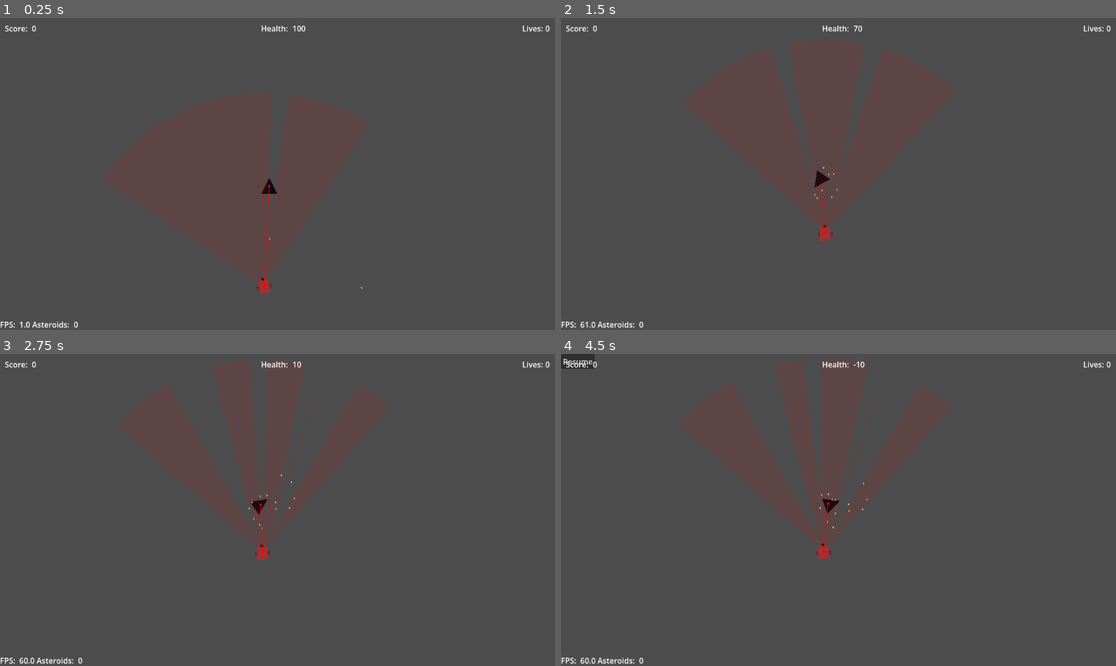
Above: before the commit, frames 1-4 (two rows, left to right).
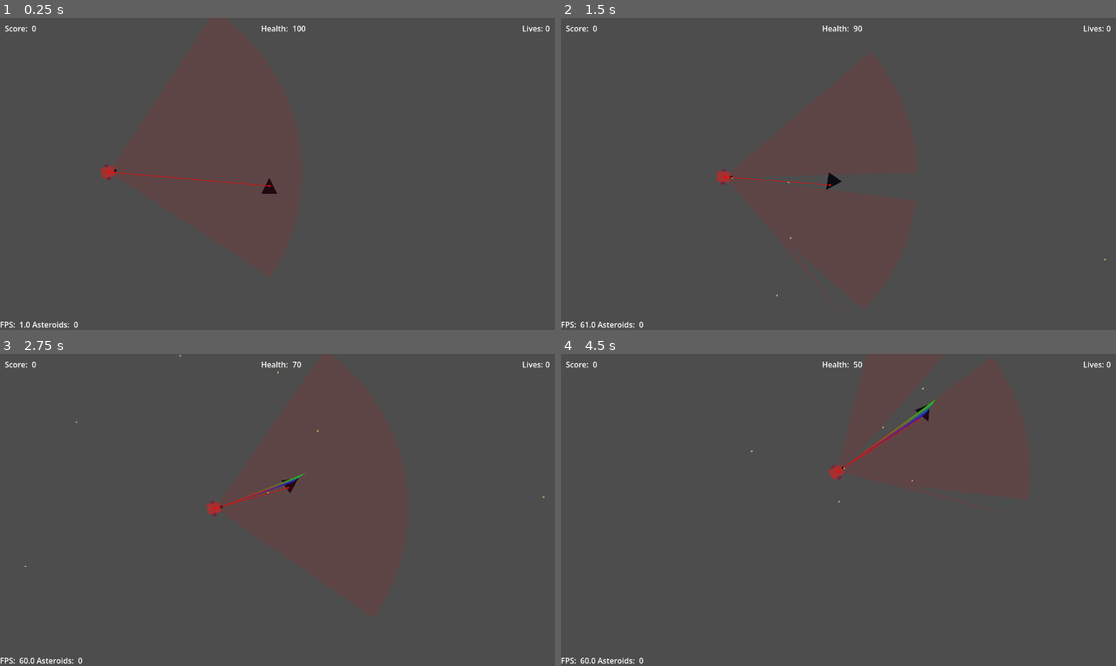
Above: after the commit, the same moments.

Repository: lynch16/Asteroids2D
Game: Godot game, scene res://main.tscn
Two runs of this game, one before a commit and one after it. Both use one fixed random seed, a clock stepped at 60 frames per second and the inputs below.
Inputs:
- Up to frame 1 (0.25 s): no input
- Up to frame 2 (1.5 s): hold D (yaw_right) 0.53-1.28 s; hold Space (fire_weapon) 0.53-1.28 s; hold S (brake) from 1.28 s (still down); tap Space (fire_weapon) at 1.35 s
- Up to frame 3 (2.75 s): release S (brake) at 2.03 s; hold D (yaw_right) from 2.03 s (still down); hold Space (fire_weapon) from 2.03 s (still down)
- Up to frame 4 (4.5 s): release D (yaw_right) at 2.78 s; release Space (fire_weapon) at 2.78 s; hold W (thrust) 2.78-3.53 s; tap Space (fire_weapon) at 2.85, 4.35 s; hold Space (fire_weapon) 3.53-4.28 s; hold A (yaw_left) from 3.53 s (still down)

The runs differ from the first frame. In frame 1, 0.3% of the frame differs, in the area x 18-66%, y 46-89%; in frame 2, 0.4%; in frame 3, 0.5%; in frame 4, 0.9%, in the area x 0-68%, y 0-66%.
Error before the commit: Invalid access to property or key 'global_rotation' on a base object of type 'Nil'. (res://Models/Entities/Weapons/ranged_weapon.gd:35)

Commit message:
Fix angle math to correct weapon holder rotation and remove need to normalize with PI/2

Diff:
--- a/Models/Enemy/enemy.gd
+++ b/Models/Enemy/enemy.gd
@@ -5,18 +5,19 @@
 @onready var weapon_controller: CharacterWeapons = get_node("CharacterWeapons");
 
 func _physics_process(_delta: float) -> void:
-	if (move_controller.are_targets_in_sight()):
+	if (weapon_controller.current_weapon && move_controller.are_targets_in_sight()):
 		for t in move_controller.get_targets():
-			if (weapon_controller.current_weapon):
-				if (!is_instance_valid(t)):
-					return;
+			if (!is_instance_valid(t)):
+				return;
 
-				if (weapon_controller.current_weapon.is_target_in_sight((t.global_position)) && weapon_controller.current_weapon.is_target_in_range(t.global_position)):
-					if (t is CharacterBody2D):
-						var char_t: CharacterBody2D = t;
-						weapon_controller.set_weapon_target(char_t);
+			if (weapon_controller.current_weapon.is_target_in_sight((t.global_position)) && weapon_controller.current_weapon.is_target_in_range(t.global_position)):
+				if (t is CharacterBody2D):
+					var char_t: CharacterBody2D = t;
+					weapon_controller.set_weapon_target(char_t);
 
-					weapon_controller.current_weapon.use();
-				else:
-					print("IN RANGE? ", weapon_controller.current_weapon.is_target_in_range(t.global_position))
-					print("IN Sight? ", weapon_controller.current_weapon.is_target_in_sight(t.global_position))
+				weapon_controller.current_weapon.use();
+			else:
+				if (!weapon_controller.current_weapon.is_target_in_range(t.global_position)):
+					print("Not in range");
+				if (!weapon_controller.current_weapon.is_target_in_sight(t.global_position)):
+					print("Not in sight");
--- a/Models/Enemy/enemy.tscn
+++ b/Models/Enemy/enemy.tscn
@@ -37,8 +37,17 @@
 [node name="Enemy" type="CharacterBody2D" unique_id=1983692498]
 script = ExtResource("1_pipm3")
 
+[node name="CharacterWeapons" type="Node2D" parent="." unique_id=824293140 node_paths=PackedStringArray("character")]
+position = Vector2(13, -1)
+script = ExtResource("10_p7ovo")
+weapon_to_equip = ExtResource("11_ae6k3")
+character = NodePath("..")
+draw_targeting = true
+metadata/_custom_type_script = "uid://b3pdjcuaohpmm"
+
 [node name="AnimatedSprite2D" type="AnimatedSprite2D" parent="." unique_id=554559173]
 texture_filter = 1
+rotation = 1.5707964
 sprite_frames = SubResource("SpriteFrames_sgqbr")
 metadata/_aseprite_wizard_interface_config_ = {
 "pending_changes": {}
@@ -59,7 +68,8 @@
 metadata/_aseprite_wizard_source_file_hash_ = "c56c9e95aac049837ecce06eb0bca3af"
 
 [node name="CollisionShape2D" type="CollisionShape2D" parent="." unique_id=262450232]
-position = Vector2(-0.5, 2)
+position = Vector2(-3, 0)
+rotation = 1.5707964
 shape = SubResource("RectangleShape2D_848ye")
 
 [node name="StateMachine" type="Node" parent="." unique_id=970284980 node_paths=PackedStringArray("_initial_state", "move_controller")]
@@ -89,14 +99,6 @@
 [node name="BoundaryManager" parent="." unique_id=790313864 node_paths=PackedStringArray("node") instance=ExtResource("8_q6pfn")]
 node = NodePath("..")
 
-[node name="CharacterWeapons" type="Node2D" parent="." unique_id=824293140 node_paths=PackedStringArray("character")]
-position = Vector2(0, -16)
-script = ExtResource("10_p7ovo")
-weapon_to_equip = ExtResource("11_ae6k3")
-character = NodePath("..")
-draw_targeting = null
-metadata/_custom_type_script = "uid://b3pdjcuaohpmm"
-
 [node name="NavCharacterMovementController" type="Node2D" parent="." unique_id=1489111489 node_paths=PackedStringArray("moveable_character")]
 script = ExtResource("9_utaga")
 moveable_character = NodePath("..")
--- a/Models/Enemy/vision.gd
+++ b/Models/Enemy/vision.gd
@@ -33,9 +33,8 @@
 
 	if (node_2d.is_in_group(detection_group_name)):
 		var node_angle := get_angle_to(node_2d.global_position);
-		var normalized_node_angle := _normalize_rotation(node_angle);
 
-		if abs(normalized_node_angle) <= field_of_view:
+		if abs(node_angle) <= field_of_view:
 			var blocking_intersection_point := _get_blocking_intersection_point(node_angle);
 			if (blocking_intersection_point == Vector2.INF):
 				targets.append(node_2d);
@@ -47,9 +46,6 @@
 
 func _draw() -> void:
 	_draw_vision_cone();
-
-func _normalize_rotation(base_rotation: float) -> float:
-	return base_rotation + PI/2;
 
 func _calc_max_view_point_from_angle(view_angle: float) -> Vector2:
 	return Vector2(cos(view_angle), sin(view_angle)) * view_distance;
@@ -82,7 +78,7 @@
 	var cone_points := 32;
 	var cone_points_arc := PackedVector2Array();
 	cone_points_arc.append(Vector2());
-	var near_angle := _normalize_rotation(rotation) + field_of_view;
+	var near_angle := rotation + field_of_view;
 
 	for i in range(cone_points + 1):
 		var angle := -near_angle + (2 * field_of_view * i / cone_points);
@@ -96,7 +92,7 @@
 	return cone_points_arc;
 
 func get_random_global_point_at_edge_of_vision(cone_points: int = 32) -> Vector2:
-	var near_angle := _normalize_rotation(rotation) + field_of_view;
+	var near_angle := rotation + field_of_view;
 	var cone_point := randi() % cone_points;
 	var angle := -near_angle + (2 * field_of_view * cone_point / cone_points);
 	var point := _calc_max_view_point_from_angle(angle);
--- a/Models/Entities/Movement/movement_controller.gd
+++ b/Models/Entities/Movement/movement_controller.gd
@@ -14,9 +14,3 @@
 		min_speed, # Constrain larger than min speed
 		min(speed, max_speed), # Constrain smaller than max speed
 	);
-
-func _convert_direction_to_rotation(direction: float) -> float:
-	return direction + PI/2;
-
-func _convert_rotation_to_direction(_rotation: float) -> float:
-	return _rotation - PI/2;
--- a/Models/Entities/Movement/nav_character_movement_controller.gd
+++ b/Models/Entities/Movement/nav_character_movement_controller.gd
@@ -10,7 +10,6 @@
 @onready var nav_agent: NavigationAgent2D = get_node("NavigationAgent2D");
 @onready var vision_area: VisionArea = get_node("VisionArea");
 
-var ship_direction: float;
 var movement_speed: float;
 
 signal navigation_finished;
@@ -18,7 +17,6 @@
 func _ready() -> void:
 	moveable_character.velocity = Vector2.UP;
 	movement_speed = moveable_character.velocity.length();
-	ship_direction = moveable_character.velocity.angle();
 
 	nav_agent.velocity_computed.connect(_on_velocity_computed)
 	nav_agent.navigation_finished.connect(_on_nav_finished);
@@ -48,7 +46,7 @@
 	var new_velocity: Vector2 = moveable_character.global_position.direction_to(next_path_position) * movement_speed;
 	var final_velocity := new_velocity.limit_length(max_speed);
 
-	var target_rotation := _convert_direction_to_rotation(new_velocity.angle());
+	var target_rotation := new_velocity.angle();
 	var new_angle := lerp_angle(moveable_character.global_rotation, target_rotation, rotation_speed * delta);
 	moveable_character.global_rotation = new_angle;
 
--- a/Models/Entities/Weapons/character_weapons.gd
+++ b/Models/Entities/Weapons/character_weapons.gd
@@ -79,11 +79,11 @@
 		return Vector2.ZERO;
 
 func calculate_weapon_target_aim_point() -> Vector2:
-	var direction := character.global_rotation + PI/2;
 	var projectile_velocity := Vector2.ZERO;
 	if (current_weapon is RangedWeapon):
 		var current_ranged_weapon: RangedWeapon = current_weapon;
-		projectile_velocity = Vector2(current_ranged_weapon.projectile_speed, 0).rotated(direction);
+		# Assume firing current weapon in direction facing
+		projectile_velocity = Vector2(current_ranged_weapon.projectile_speed, 0).rotated(global_rotation);
 
 	var distance := character.global_position.distance_to((weapon_target.global_position));
 	var time_to_hit := ( distance / projectile_velocity.length() );
--- a/Models/Entities/Weapons/equip_item.gd
+++ b/Models/Entities/Weapons/equip_item.gd
@@ -16,7 +16,7 @@
 	global_rotation = lerp_angle(global_rotation, aim_angle, rotation_speed * delta);
 
 func set_aim_direction(aim_dir: Vector2) -> void:
-	aim_angle = owner_character.get_angle_to(aim_dir)
+	aim_angle = get_angle_to(aim_dir)
 
 func equip() -> void:
 	pass;
--- a/Models/Entities/Weapons/ranged_weapon.gd
+++ b/Models/Entities/Weapons/ranged_weapon.gd
@@ -23,16 +23,18 @@
 		# TODO: Ammo should be a class
 		var ammo := ammo_scene.instantiate() as Bullet;
 
-		# TODO: Is root the right place for these to be instantiated?
+		# TODO: Is root the right place for these to be instantiated? YES so they dont move with children
 		# Should projectile management be offloaded to a central utility that can batch?
-		add_child(ammo);
 		if Engine.is_editor_hint():
+			get_tree().edited_scene_root.add_child(ammo);
 			ammo.set_owner(get_tree().edited_scene_root);
+		else:
+			get_tree().get_root().add_child(ammo);
 
 		current_ammo_count -= i;
 
 		ammo.global_position = global_position;
 		ammo.global_rotation = owner_character.global_rotation;
 
-		var new_velocity := owner_character.velocity + Vector2(projectile_speed, 0).rotated(aim_angle);
+		var new_velocity := owner_character.velocity + Vector2(projectile_speed, 0).rotated(aim_angle + ammo.global_rotation);
 		ammo.fire_bullet(new_velocity);
--- a/Models/Entities/Weapons/weapon.gd
+++ b/Models/Entities/Weapons/weapon.gd
@@ -11,4 +11,4 @@
 
 func is_target_in_sight(target_position: Vector2) -> bool:
 	var target_angle := global_position.angle_to(target_position);
-	return (global_rotation - target_angle) <= aim_variance;
+	return abs(target_angle) <= aim_variance;
--- a/Models/Player/bullet.gd
+++ b/Models/Player/bullet.gd
@@ -11,6 +11,17 @@
 	on_screen_notifier.screen_exited.connect(_on_visible_on_screen_notifier_2d_exited)
 	body_entered.connect(_on_body_entered)
 
+func _process(_delta: float) -> void:
+	_cull_offscreen()
+
+func _cull_offscreen() -> void:
+	var viewport := get_viewport_rect().size;
+	if (
+		global_position.x >= viewport.x || global_position.x <= 0.0 || \
+		global_position.y >= viewport.y || global_position.y <= 0.0
+	):
+		queue_free();
+
 func _on_visible_on_screen_notifier_2d_exited() -> void:
 	queue_free();
 
@@ -18,6 +29,7 @@
 	base_velocity: Vector2
 ) -> void:
 	linear_velocity = base_velocity;
+	global_rotation = linear_velocity.angle();
 
 func _on_body_entered(node: Node) -> void:
 	if (node.is_in_group("enemy")):
--- a/Models/Player/bullet.tscn
+++ b/Models/Player/bullet.tscn
@@ -22,6 +22,7 @@
 [node name="Sprite2D" type="Sprite2D" parent="." unique_id=302593925]
 texture_filter = 1
 position = Vector2(0, 2)
+rotation = 1.5707964
 texture = SubResource("PortableCompressedTexture2D_vsjsl")
 metadata/_aseprite_wizard_interface_config_ = {
 "pending_changes": {}
@@ -47,6 +48,7 @@
 metadata/_aseprite_wizard_source_file_hash_ = "61f50d2060674f055a6d4418a2a1443a"
 
 [node name="CollisionShape2D" type="CollisionShape2D" parent="." unique_id=1661704517]
+rotation = 1.5707964
 shape = SubResource("CapsuleShape2D_vsjsl")
 
 [node name="VisibleOnScreenNotifier2D" type="VisibleOnScreenNotifier2D" parent="." unique_id=1132118516]
--- a/Models/Player/player.gd
+++ b/Models/Player/player.gd
@@ -45,7 +45,7 @@
 
 	var tmp_vel := velocity + (acceleration * delta);
 	velocity = tmp_vel.min(Vector2(max_speed, max_speed));
-	rotation = _convert_direction_to_rotation(ship_direction);
+	rotation = ship_direction;
 
 	move_and_slide();
 
@@ -68,12 +68,6 @@
 func _die() -> void:
 	GameManager.trigger_game_over();
 
-func _convert_direction_to_rotation(direction: float) -> float:
-	return direction + PI/2;
-
-func _convert_rotation_to_direction(_rotation: float) -> float:
-	return _rotation - PI/2;
-
 func _move_forward() -> void:
 	# Apply acceleration to max speed in direction facing
 	acceleration = Vector2(thrust, 0).rotated(ship_direction);
--- a/Models/Player/player.tscn
+++ b/Models/Player/player.tscn
@@ -36,6 +36,7 @@
 
 [node name="AnimatedSprite2D" type="AnimatedSprite2D" parent="." unique_id=1526374553]
 texture_filter = 1
+rotation = 1.5707964
 sprite_frames = SubResource("SpriteFrames_onrkg")
 metadata/_aseprite_wizard_interface_config_ = {
 "pending_changes": {}
@@ -56,17 +57,11 @@
 metadata/_aseprite_wizard_source_file_hash_ = "89274d3e70cc8630f7b9b9aa5c35e4c5"
 
 [node name="CollisionShape2D" type="CollisionShape2D" parent="." unique_id=1160935763]
+rotation = 1.5707964
 shape = SubResource("ConvexPolygonShape2D_sh265")
 
 [node name="BoundaryManager" parent="." unique_id=790313864 node_paths=PackedStringArray("node") instance=ExtResource("2_ccpyr")]
 node = NodePath("..")
-
-[node name="BulletSpawnLocation" type="Node2D" parent="." unique_id=535632158]
-position = Vector2(0, -23)
-
-[node name="BulletSpawnTimer" type="Timer" parent="." unique_id=1532702493]
-wait_time = 0.1
-one_shot = true
 
 [node name="Damageable" type="Node" parent="." unique_id=291309782]
 script = ExtResource("3_cyh01")
@@ -81,8 +76,9 @@
 script = ExtResource("5_upkxw")
 metadata/_custom_type_script = "uid://dhchi74lu51yr"
 
-[node name="PlayerWeapons" type="Node2D" parent="." unique_id=587398542]
-position = Vector2(0, -23)
+[node name="PlayerWeapons" type="Node2D" parent="." unique_id=587398542 node_paths=PackedStringArray("character")]
+position = Vector2(22, -1)
 script = ExtResource("6_47e7v")
 weapon_to_equip = ExtResource("7_mdxrt")
+character = NodePath("..")
 metadata/_custom_type_script = "uid://tw3rerqdtlqi"
--- a/main.tscn
+++ b/main.tscn
@@ -26,7 +26,7 @@
 process_mode = 4
 
 [node name="Enemy" parent="NavigableArea" unique_id=1345935966 instance=ExtResource("6_7mycd")]
-position = Vector2(554, 570)
+position = Vector2(212, 326)
 
 [node name="PauseMenu" parent="." unique_id=1804450957 instance=ExtResource("4_1bvp3")]
 process_mode = 3
--- a/tools/weapon_range.tscn
+++ b/tools/weapon_range.tscn
@@ -14,8 +14,8 @@
 target_linear_speed = 100.0
 
 [node name="Target" type="CharacterBody2D" parent="." unique_id=1159552263]
-position = Vector2(926.667, 100)
-velocity = Vector2(-1000.00116, 0)
+position = Vector2(281.66684, 100)
+velocity = Vector2(99.99938, 0)
 slide_on_ceiling = false
 
 [node name="CollisionShape2D" type="CollisionShape2D" parent="Target" unique_id=1044469920]
@@ -30,4 +30,10 @@
 weapon_to_equip = ExtResource("1_ejx1l")
 weapon_target = NodePath("../../Target")
 character = NodePath("..")
+draw_targeting = true
 metadata/_custom_type_script = "uid://b3pdjcuaohpmm"
+
+[node name="Line2D" type="Line2D" parent="Shooter" unique_id=1937151380]
+rotation = 1.5707964
+points = PackedVector2Array(0, 50, 0, 0)
+end_cap_mode = 2
